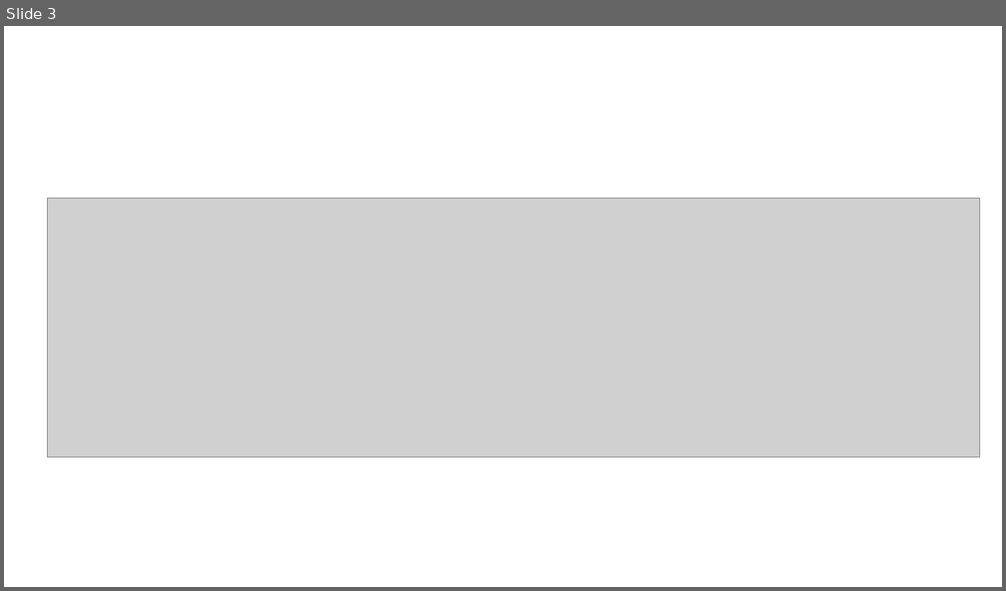
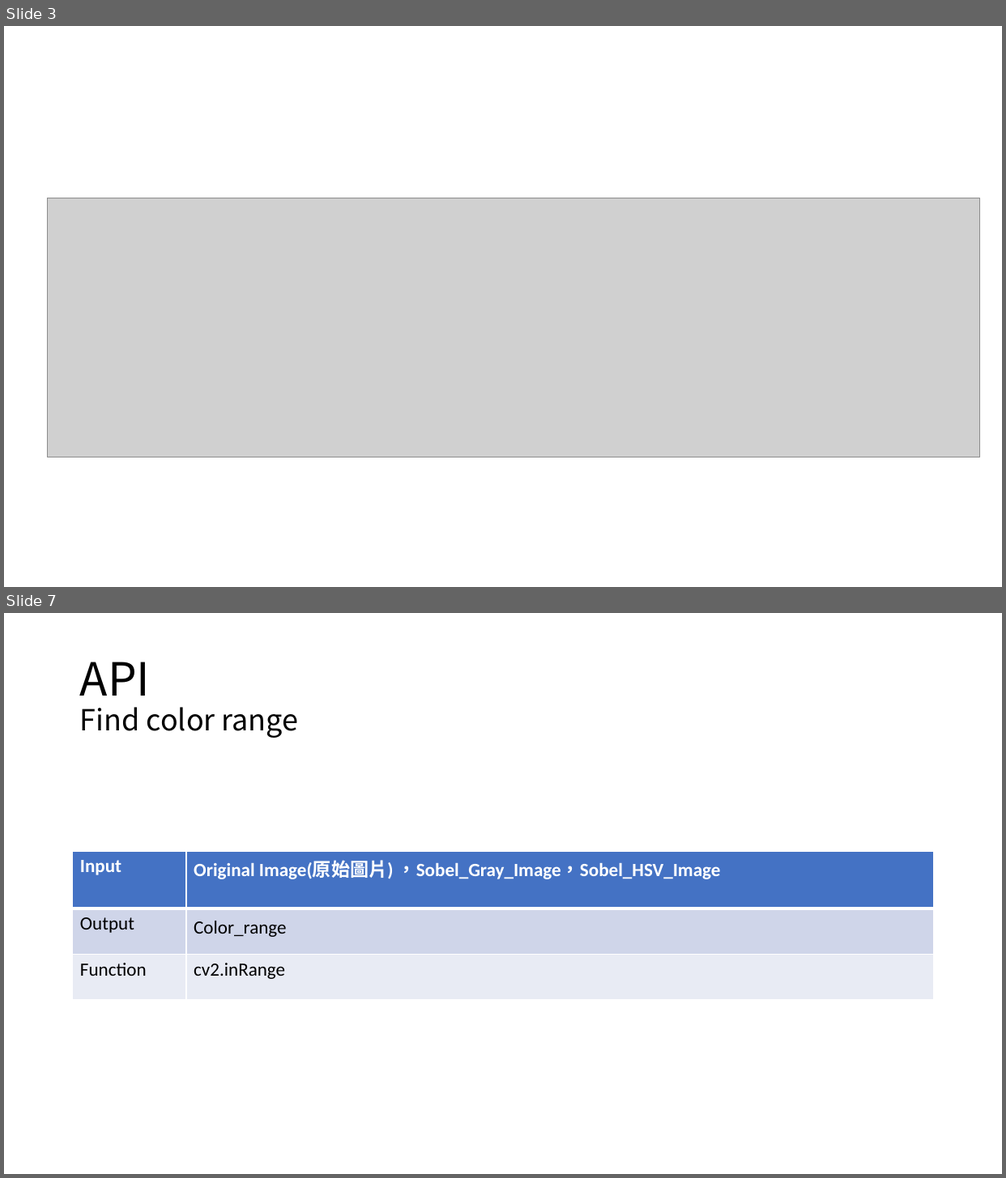
Before and after one commit to Koukya/image_processing_HW1, a slide deck: HW1.pptx. Shown one above the other, each under a label of ours: slide 3 before the commit, slides 3 and 7 after it; the slides between them are not shown. The pictures are 1006x591 and 1006x1178 pixels, drawn with LibreOffice and Linux fonts; fonts in the diff are those of the drawing; grey boxes stand for pictures. Boxes give left, top, right and bottom in pixels: in the first picture for what was removed or moved away, otherwise in the second. Text is boxed around its words. In the diff, an @@ line names an element or a change of style, - is before the commit and + after.

```diff
--- a/HW1.pptx
+++ b/HW1.pptx
@@ slide 7 added at <box>4,613,1002,1174</box>, background #FFFFFF @@
@@ title added at <box>80,662,299,738</box>, 28 pt, text #000000 @@
+API
+Find color range
@@ table added at <box>73,851,934,995</box>, 3 rows, 2 columns @@
+Input | Original Image(原始圖片) ，Sobel_Gray_Image，Sobel_HSV_Image
+Output | Color_range
+Function | cv2.inRange
```
Also in this commit, not shown: 4 other slides added.
